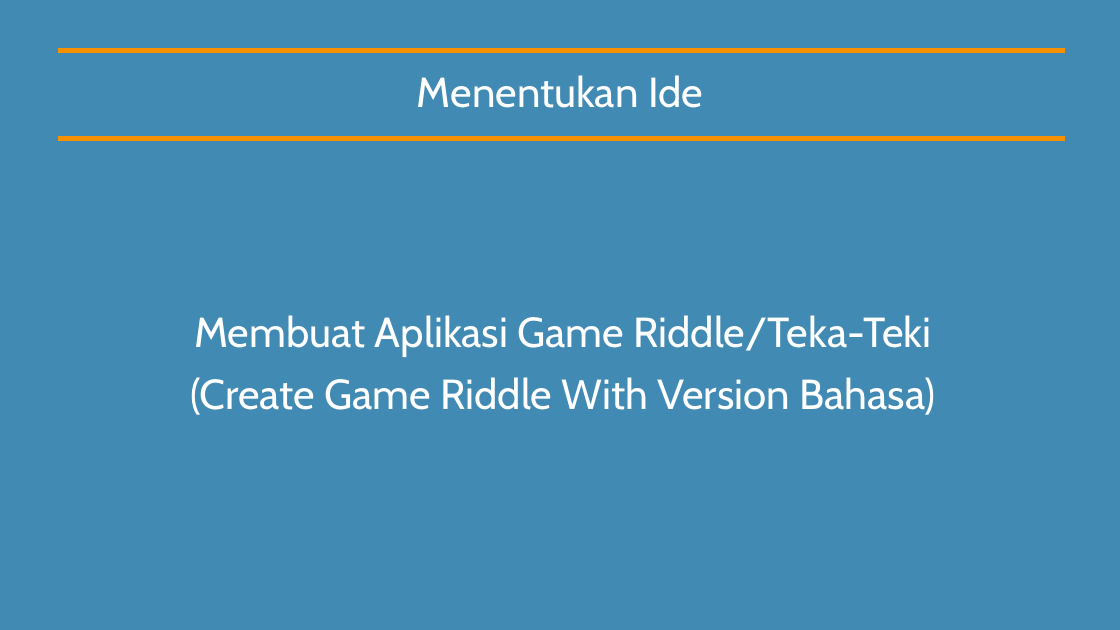
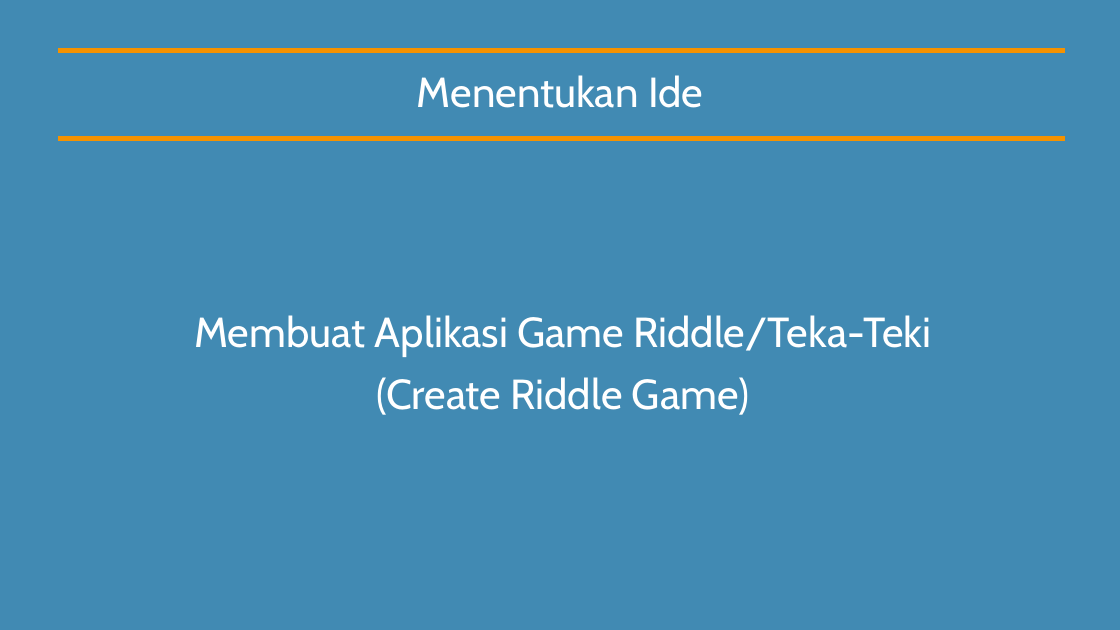
Before and after one commit to akidatawaka/Tugas-Besar-RPL2, a slide deck: slide 1 of Laporan/File powerpoint responsi pertama.pptx. Drawn at 1120x630 pixels with LibreOffice and Linux fonts; fonts in the diff are those of the drawing. Boxes give left, top, right and bottom in pixels: in the first picture for what was removed or moved away, otherwise in the second. Text is boxed around its words. In the diff, an @@ line names an element or a change of style, - is before the commit and + after.

```diff
--- a/Laporan/File powerpoint responsi pertama.pptx
+++ b/Laporan/File powerpoint responsi pertama.pptx
@@ text at (376,377,750,415): text changed @@
-(Create Game Riddle With Version Bahasa)
+(Create Riddle Game)
```
Also in this commit, not shown: 1 other slide changed, 2 other files.
